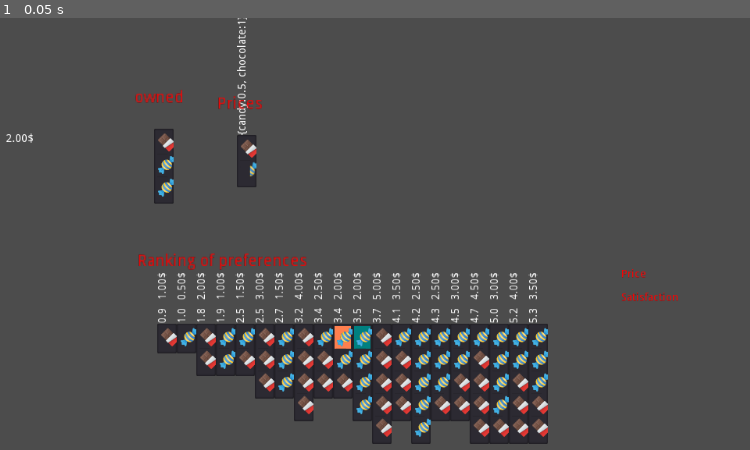
Above: before the commit, frame 1.
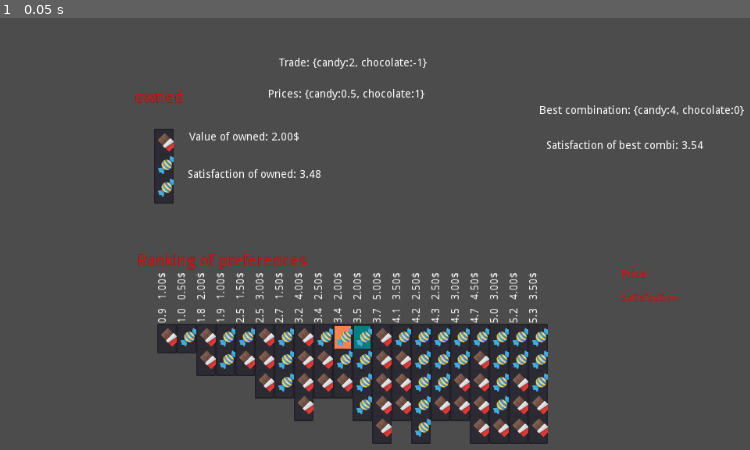
Above: after the commit, the same moment.

Repository: carlostgit/Prices
Game: Godot game, scene res://MainScene.tscn
Two runs of this game, one before a commit and one after it. Both use one fixed random seed, a clock stepped at 60 frames per second and the inputs below. The engine's default icon, where the game draws it, is replaced by a stand-in: a white triangle on a blue panel in a dark square.
Inputs:
- Up to frame 1 (0.05 s): no input

The runs differ from the first frame. In frame 1, 1.6% of the frame differs, in the area x 0-100%, y 0-40%.

Commit message:
Se añade más info a MainScene, y se reordena un poco

Diff:
--- a/MainScene.gd
+++ b/MainScene.gd
@@ -20,7 +20,6 @@
 	$OwnedItems.init_with_combidict(owned_items_dict,"owned",["",""])
 
 #	CombinationSatisfactionList
-
 	var satisfaction_calculator:SatisfactionCalculator = SatisfactionCalculator.new()
 	satisfaction_calculator.init_default_satisfaction()
 
@@ -50,26 +49,39 @@
 	$CombinationSatisfaction.init(combination_satisfaction_list, combination_price_list, "Ranking of preferences")
 
 
-	#Voy a resaltar la combinación actual
+	#Satisfaction of owned combination
 	var owned_combination:Combination = $OwnedItems.get_combination()
 	var owned_color:Color = Color( 1, 0.5, 0.31, 1 )
 	$CombinationSatisfaction.highlight_combination_with_color(owned_combination,owned_color)
-
+	var satisf_of_owned:float = satisfaction_calculator.calculate_satisf_of_combination(owned_combination)
+	$OwnedItems/LabelSatisfaction.set_text("Satisfaction of owned: " + String(satisf_of_owned).pad_decimals(2))
 	#Precios
-	var combination_prices:CombinationItem = CombinationItem.new()
-	combination_prices.init_with_combidict(Prices.get_combidict(),"Prices",[str(Prices.get_combidict())])
-	combination_prices.set_position(Vector2(300,100))
-	self.add_child(combination_prices)
+#	var combination_prices:CombinationItem = CombinationItem.new()
+#	combination_prices.init_with_combidict(Prices.get_combidict(),"Prices",[str(Prices.get_combidict())])
+#	combination_prices.set_position(Vector2(300,100))
+#	self.add_child(combination_prices)
+	$LabelPrices.set_text("Prices: "+str(Prices.get_combidict()))
 	#
 
 	var value_of_owned:float = Prices.calculate_combidict_price(owned_items_dict)
-	$LabelValueOfOwned.set_text(String(value_of_owned).pad_decimals(2)+ "$")
+	$OwnedItems/LabelValueOfOwned.set_text("Value of owned: "+String(value_of_owned).pad_decimals(2)+ "$")
 
+#	Best combination
 	var trade_calculator:TradeCalculator = TradeCalculator.new(satisfaction_calculator)
 	var best_combidict:Dictionary = trade_calculator.calculate_best_combidict(value_of_owned)
 	var best_combination:Combination = Combination.new(best_combidict)
 	var best_color:Color = Color( 0, 0.5, 0.5, 1 )
 	$CombinationSatisfaction.highlight_combination_with_color(best_combination,best_color)
+	$BestCombination/LabelBestCombination.set_text("Best combination: " + str(best_combidict))
+	var satisf_of_best_combi:float = satisfaction_calculator.calculate_satisf_of_combination(best_combination)
+	$BestCombination/LabelSatisfaction.set_text("Satisfaction of best combi: " + String(satisf_of_best_combi).pad_decimals(2))
+	var value_of_best_combi:float = Prices.calculate_combination_price(best_combination)
+#
+#	Trade calculation
+	var trade_combidict:Dictionary = trade_calculator.calculate_trade_for_combidict(owned_items_dict)
+	$LabelTrade.set_text("Trade: "+str(trade_combidict))
+#
+
 
 
 	pass # Replace with function body.
--- a/MainScene.tscn
+++ b/MainScene.tscn
@@ -13,14 +13,65 @@
 margin_right = 97.0
 margin_bottom = 46.0
 
+[node name="LabelValueOfOwned" type="Label" parent="OwnedItems"]
+margin_left = 167.0
+margin_top = 100.0
+margin_right = 207.0
+margin_bottom = 114.0
+__meta__ = {
+"_edit_use_anchors_": false
+}
+
+[node name="LabelSatisfaction" type="Label" parent="OwnedItems"]
+margin_left = 165.0
+margin_top = 148.0
+margin_right = 205.0
+margin_bottom = 162.0
+
 [node name="CombinationSatisfaction" parent="." instance=ExtResource( 3 )]
 position = Vector2( 99, 150.719 )
 
-[node name="LabelValueOfOwned" type="Label" parent="."]
-margin_left = 29.0
-margin_top = 148.0
-margin_right = 69.0
-margin_bottom = 162.0
+[node name="LabelTrade" type="Label" parent="."]
+margin_left = 379.0
+margin_top = 51.0
+margin_right = 419.0
+margin_bottom = 65.0
 __meta__ = {
 "_edit_use_anchors_": false
 }
+
+[node name="LabelPrices" type="Label" parent="."]
+margin_left = 365.0
+margin_top = 91.0
+margin_right = 405.0
+margin_bottom = 105.0
+__meta__ = {
+"_edit_use_anchors_": false
+}
+
+[node name="BestCombination" type="Control" parent="."]
+margin_left = 562.0
+margin_top = 73.0
+margin_right = 602.0
+margin_bottom = 113.0
+__meta__ = {
+"_edit_use_anchors_": false
+}
+
+[node name="LabelBestCombination" type="Label" parent="BestCombination"]
+margin_left = 150.0
+margin_top = 39.0
+margin_right = 190.0
+margin_bottom = 53.0
+
+[node name="LabelSatisfaction" type="Label" parent="BestCombination"]
+margin_left = 159.0
+margin_top = 84.0
+margin_right = 199.0
+margin_bottom = 98.0
+
+[node name="LabelCost" type="Label" parent="BestCombination"]
+margin_left = 174.0
+margin_top = 124.0
+margin_right = 214.0
+margin_bottom = 138.0
--- a/TradeCalculator.gd
+++ b/TradeCalculator.gd
@@ -56,6 +56,8 @@
 	return combination_diff
 
 func calculate_best_combidict(money_arg:float)->Dictionary:
+#	Debería hacer una versión de este método, que solo recorriese una lista de combinaciones precalculadas
+
 #	var best_combination:Dictionary = {}
 	var step_length:float = 1.0
 
